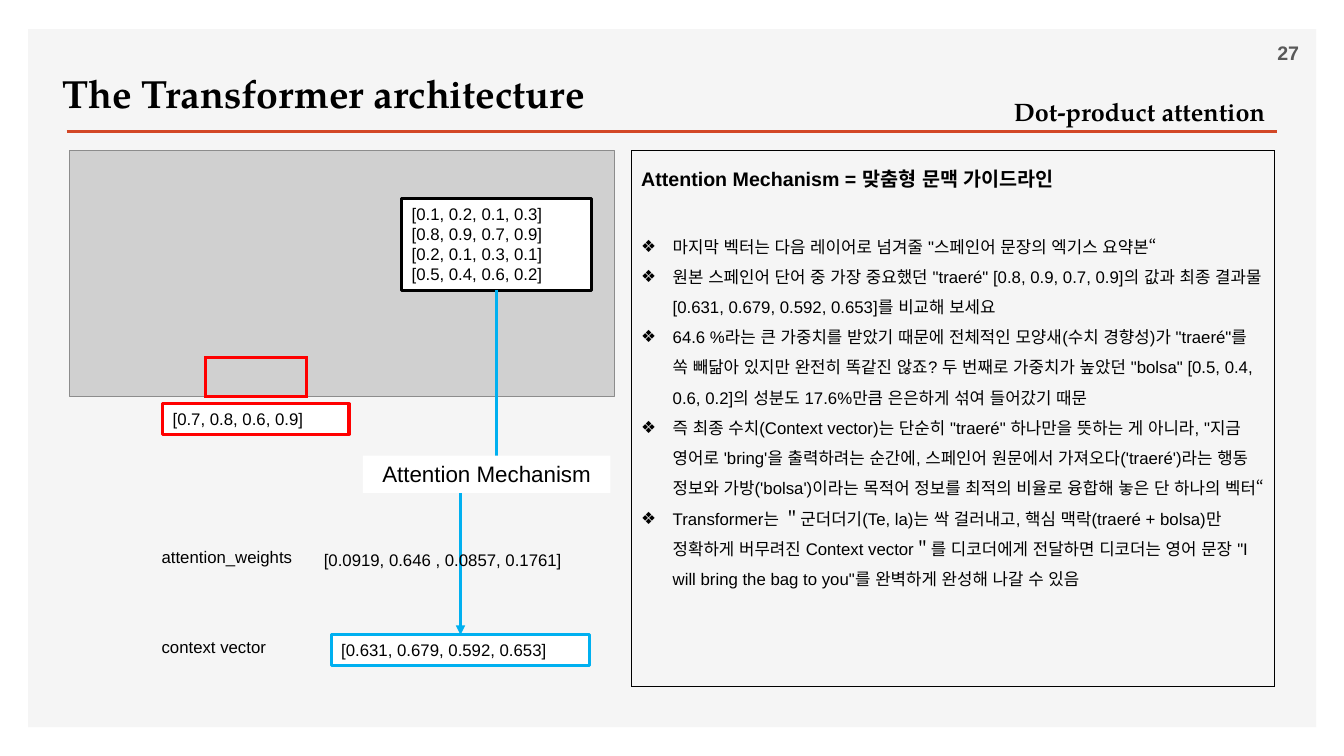
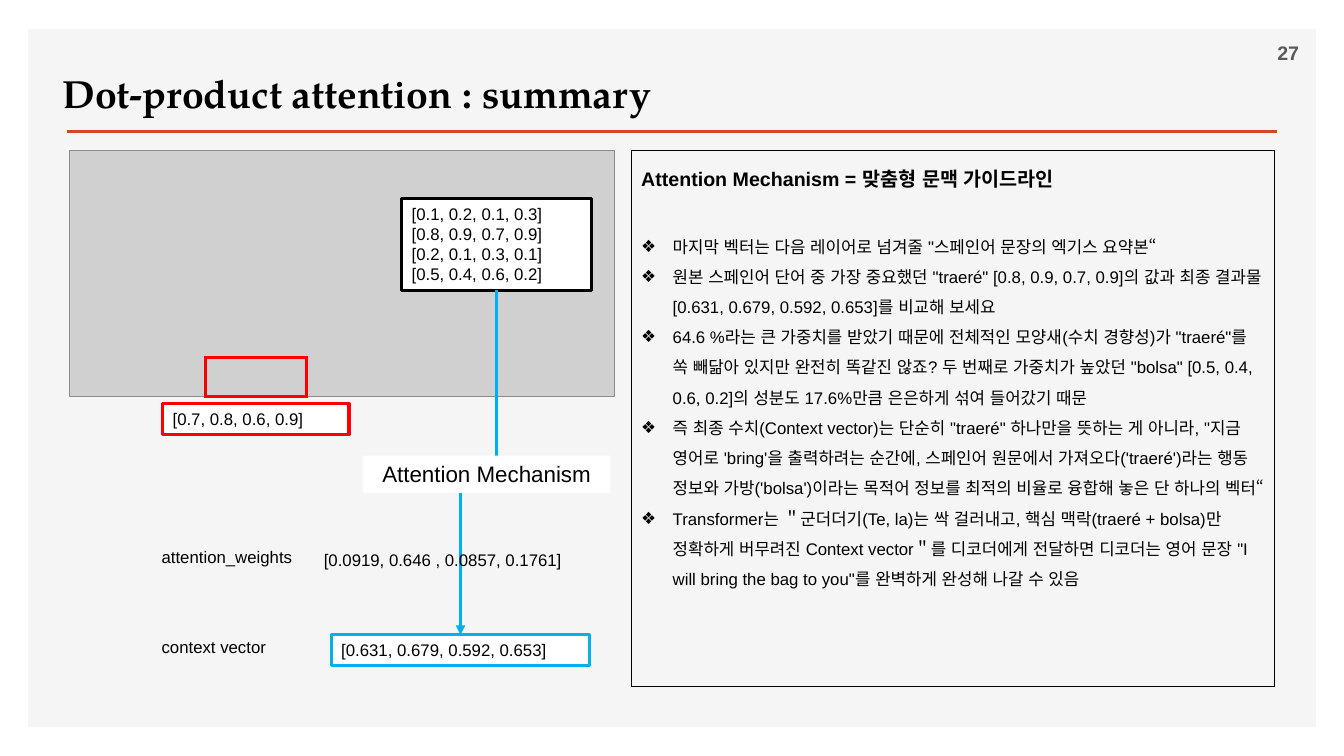
Before and after one commit to ancestor9/2026_Fall_Deep-Learning-with-Python, a slide deck: slide 27 of Chapter 15 Language models and the Transformer.pptx. Drawn at 1344x756 pixels with LibreOffice and Linux fonts; fonts in the diff are those of the drawing; grey boxes stand for pictures; background and template pictures are left out. Boxes give left, top, right and bottom in pixels: in the first picture for what was removed or moved away, otherwise in the second. Text is boxed around its words. In the diff, an @@ line names an element or a change of style, - is before the commit and + after.

```diff
--- a/Chapter 15 Language models and the Transformer.pptx
+++ b/Chapter 15 Language models and the Transformer.pptx
@@ text at box(62, 79, 651, 119): text changed @@
-The Transformer architecture
+Dot-product attention : summary
@@ text removed at box(1014, 103, 1265, 131) @@
-Dot-product attention
```
Also in this commit, not shown: 11 other slides changed, 4 slides added.
